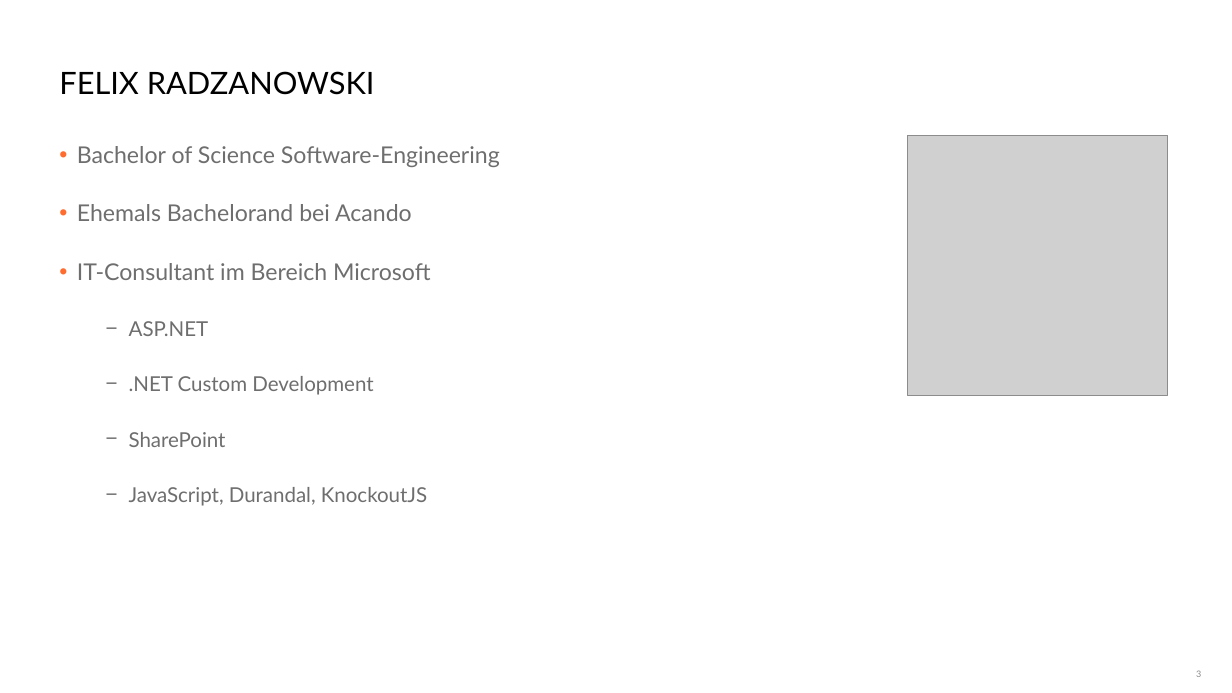
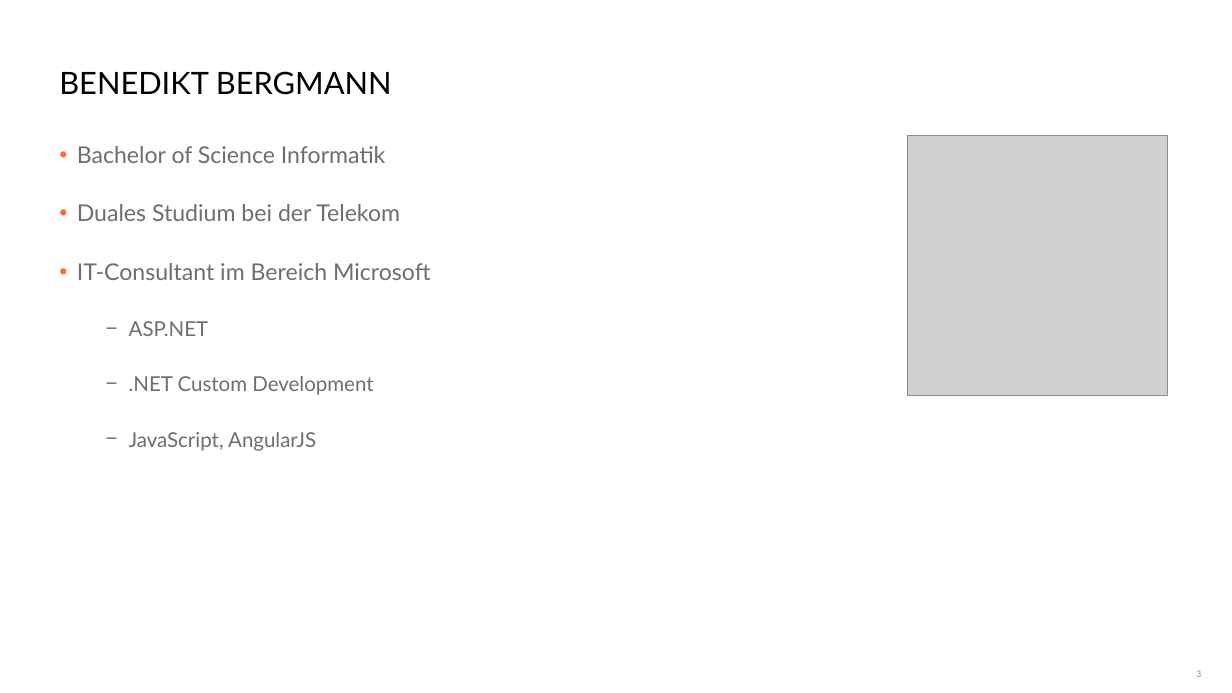
Before and after one commit to danielbeckmann/DotNETJumpStart, a slide deck: slide 3 of 01. Überblick/Überblick Workshop.pptx. Drawn at 1232x693 pixels with LibreOffice and Linux fonts; fonts in the diff are those of the drawing; grey boxes stand for pictures; background and template pictures are left out. Boxes give left, top, right and bottom in pixels: in the first picture for what was removed or moved away, otherwise in the second. Text is boxed around its words. In the diff, an @@ line names an element or a change of style, - is before the commit and + after.

Commit message:
Anpassung der PowerPoints

```diff
--- a/01. Überblick/Überblick Workshop.pptx
+++ b/01. Überblick/Überblick Workshop.pptx
@@ title at (59,71,392,95): text changed @@
-FELIX RADZANOWSKI
+BENEDIKT BERGMANN
@@ text at (77,146,400,221): text changed @@
-• Bachelor of Science Software-Engineering
-• Ehemals Bachelorand bei Acando
+• Bachelor of Science Informatik
+• Duales Studium bei der Telekom
@@ text at (129,432,316,451): text changed @@
-  − SharePoint
-  − JavaScript, Durandal, KnockoutJS
+  − JavaScript, AngularJS
```
Also in this commit, not shown: 3 other files.
